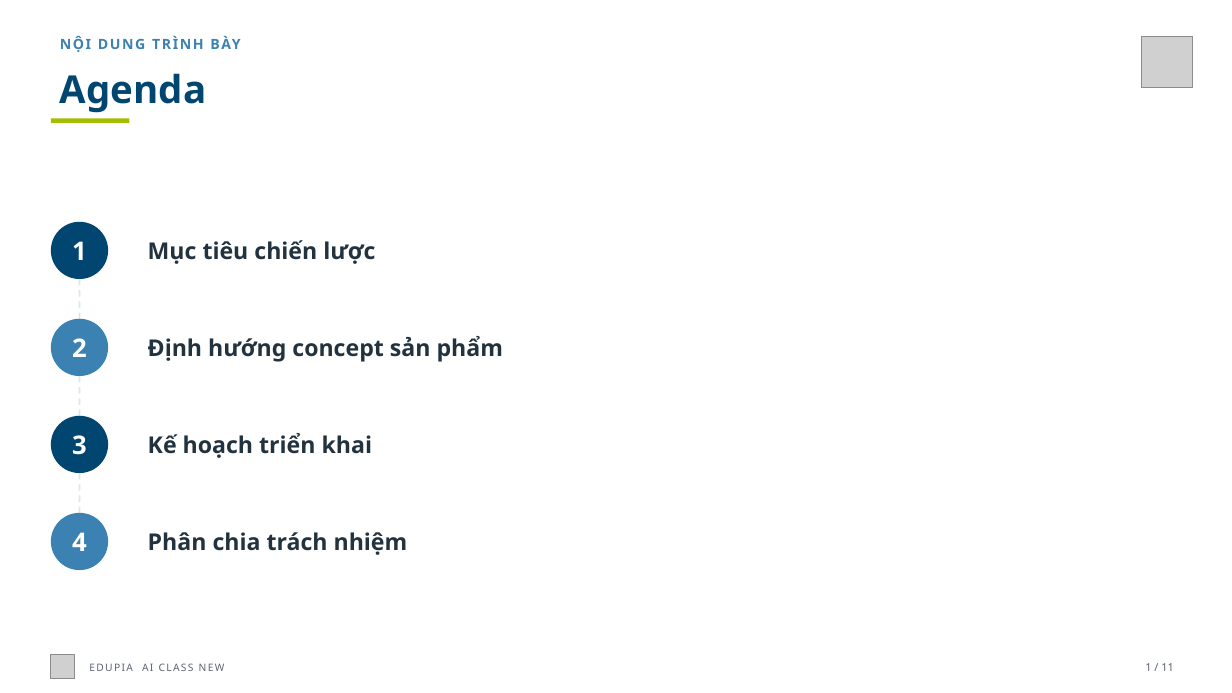
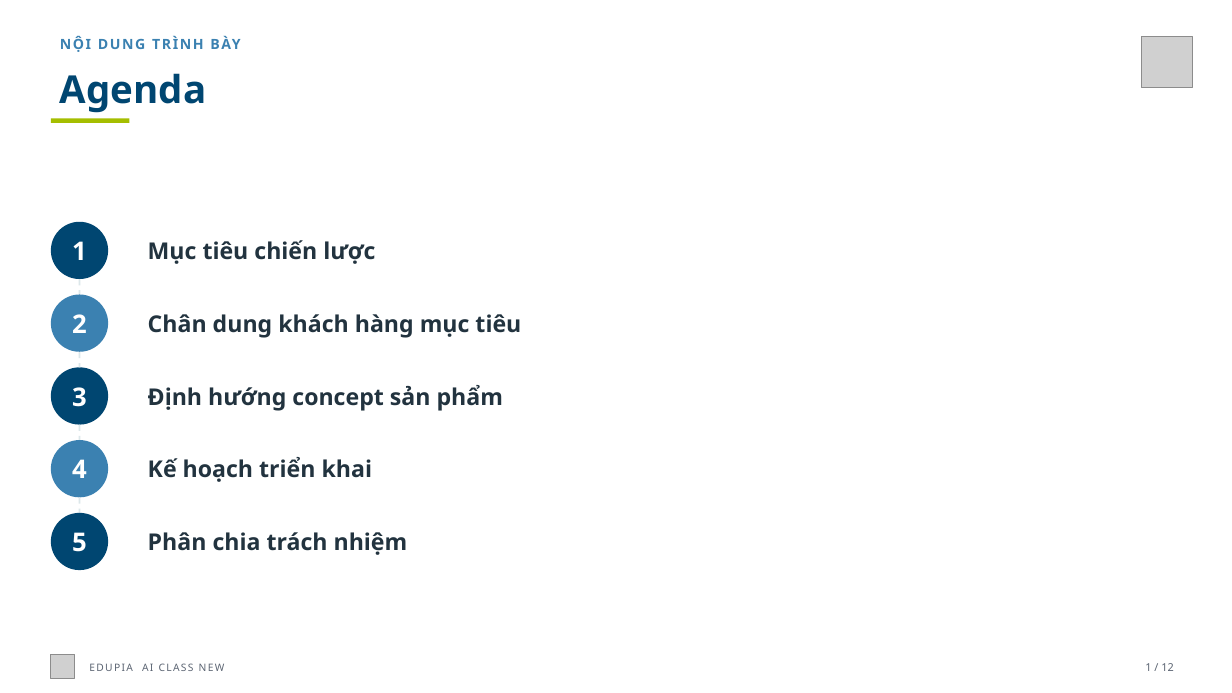
Before and after one commit to landangedupia/edupia-product, a slide deck: slide 2 of 03_product/concepts/AI-Class-New-slide-deck-FINAL-2026-08-21-branded.pptx. Drawn at 1232x693 pixels with LibreOffice and Linux fonts; fonts in the diff are those of the drawing; grey boxes stand for pictures. Boxes give left, top, right and bottom in pixels: in the first picture for what was removed or moved away, otherwise in the second. Text is boxed around its words. In the diff, an @@ line names an element or a change of style, - is before the commit and + after.

Commit message:
cập nhật slide concept bổ sung chân dung khách hàng & JTBD

```diff
--- a/03_product/concepts/AI-Class-New-slide-deck-FINAL-2026-08-21-branded.pptx
+++ b/03_product/concepts/AI-Class-New-slide-deck-FINAL-2026-08-21-branded.pptx
@@ text "2" moved from (x1=72, y1=338, x2=87, y2=357) to (x1=72, y1=314, x2=87, y2=333) @@
@@ ellipse added at (x1=51, y1=295, x2=108, y2=352), fill #3B81B1 @@
@@ line moved from (79, 279) - (79, 319) to (79, 279) - (79, 295) @@
@@ text added at (x1=148, y1=314, x2=521, y2=338), 18 pt, text #22333F, bold @@
+Chân dung khách hàng mục tiêu
@@ line added from (79, 352) to (79, 368), #DCE7EA 1.25 pt dashed @@
@@ ellipse moved from (x1=51, y1=319, x2=108, y2=376) to (x1=51, y1=368, x2=108, y2=425) @@
@@ ellipse at (x1=51, y1=368, x2=108, y2=425): fill #3B81B1 to #004671 @@
@@ text "3" moved from (x1=72, y1=435, x2=87, y2=455) to (x1=72, y1=387, x2=87, y2=407) @@
@@ text "Định hướng concept sản phẩm" moved from (x1=148, y1=336, x2=503, y2=362) to (x1=148, y1=385, x2=503, y2=410) @@
@@ ellipse moved from (x1=51, y1=416, x2=108, y2=473) to (x1=51, y1=440, x2=108, y2=497) @@
@@ ellipse at (x1=51, y1=440, x2=108, y2=497): fill #004671 to #3B81B1 @@
@@ text "4" moved from (x1=72, y1=532, x2=87, y2=551) to (x1=72, y1=459, x2=87, y2=478) @@
@@ line moved from (79, 376) - (79, 416) to (79, 424) - (79, 440) @@
@@ text "Kế hoạch triển khai" moved from (x1=148, y1=433, x2=373, y2=458) to (x1=148, y1=457, x2=373, y2=482) @@
@@ line moved from (79, 473) - (79, 513) to (79, 497) - (79, 513) @@
@@ ellipse at (x1=51, y1=513, x2=108, y2=570): fill #3B81B1 to #004671 @@
@@ text added at (x1=72, y1=532, x2=87, y2=552), 20 pt, text #FFFFFF, bold @@
+5
@@ text at (x1=1145, y1=663, x2=1173, y2=671): text changed @@
-1 / 11
+1 / 12
```
Also in this commit, not shown: 9 other slides changed, 2 slides added, 1 slide removed, 4 other files.
